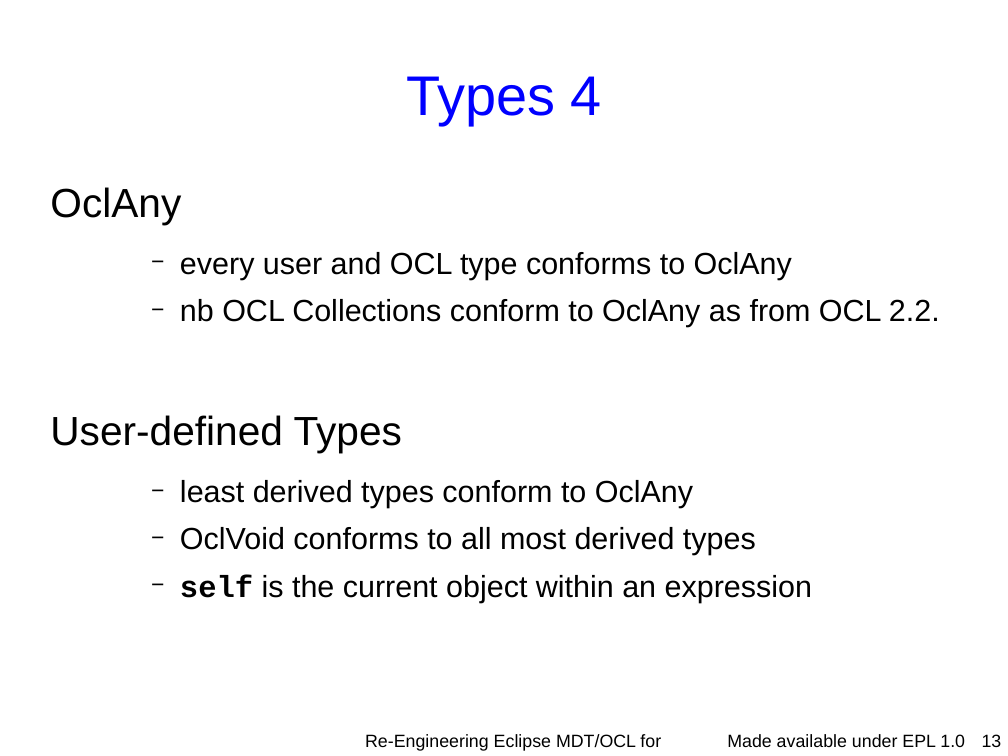
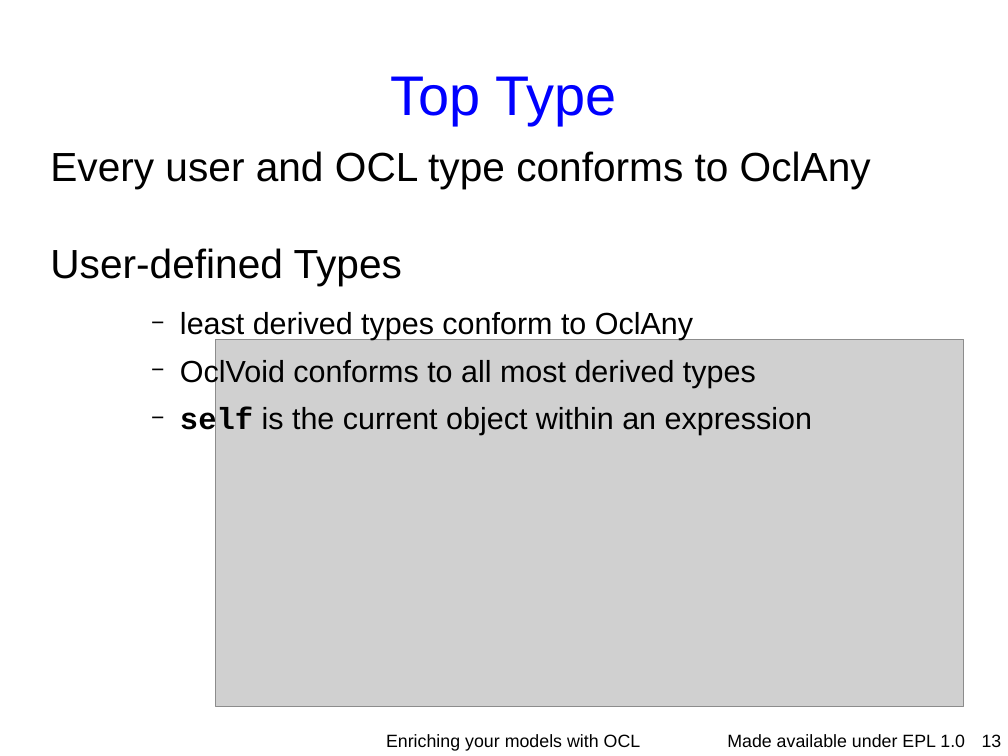
Before and after one commit to eclipse-ocl/ocl-website, a slide deck: slide 13 of ocl/docs/publications/ESE2010LongTalk/EnrichingWithOCL.odp. Drawn at 1008x756 pixels with LibreOffice and Linux fonts; fonts in the diff are those of the drawing; grey boxes stand for pictures; background and template pictures are left out. Boxes give left, top, right and bottom in pixels: in the first picture for what was removed or moved away, otherwise in the second. Text is boxed around its words. In the diff, an @@ line names an element or a change of style, - is before the commit and + after.

```diff
--- a/ocl/docs/publications/ESE2010LongTalk/EnrichingWithOCL.odp
+++ b/ocl/docs/publications/ESE2010LongTalk/EnrichingWithOCL.odp
@@ title at (x1=391, y1=76, x2=617, y2=125): text changed @@
-Types 4
+Top Type
@@ text "Every user and OCL type ..." moved from (x1=50, y1=187, x2=940, y2=603) to (x1=50, y1=151, x2=871, y2=438) @@
@@ text at (x1=50, y1=151, x2=871, y2=188): text changed; size 24 to 32 pt @@
-OclAny
-    − every user and OCL type conforms to OclAny
-    − nb OCL Collections conform to OclAny as from OCL 2.2.
+Every user and OCL type conforms to OclAny
@@ picture added at (x1=216, y1=339, x2=964, y2=707) @@
@@ text at (x1=386, y1=734, x2=641, y2=751): text changed @@
-Re-Engineering Eclipse MDT/OCL for Xtext
+Enriching your models with OCL
```
Also in this commit, not shown: 29 other slides changed, 12 slides added, 3 other files.
